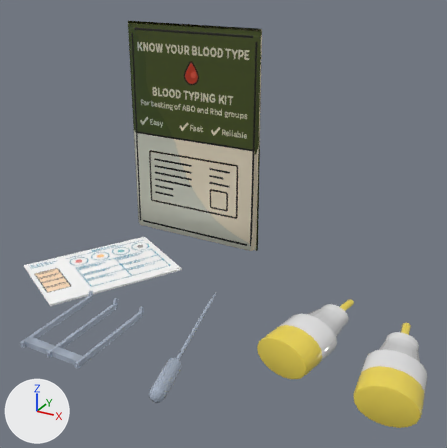
A saved change to the glTF model models/donor/eldon.glb.
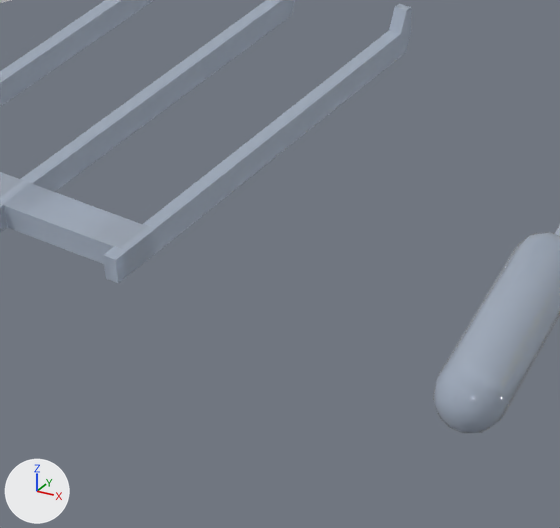
Each version appears first whole from a camera (50 mm lens) standing at (0.1659, -0.2762, 0.1214) and looking at (0.0142, -0.0004, -0.0165), and next in a close-up on the part from 11% to 40% of the width and 68% to 95% of the height. Every picture has the same lights, and +X, +Y and +Z are marked at lower left. The older version's two pictures come first. Where no turn or scale is listed for an object, it has been applied to the vertices. Vertices at exactly the same position are counted once.

Before the edit, the objects in view are built like this:
```python
me_eldon1 = bpy.data.meshes.new('eldon1')
me_eldon1.from_pydata(...)  # 128 vertices, 252 faces; spans x -0.02..0.02, y -0.0045..0.0543, z 0.0..0.0061
me_eldon1.materials.append(mat_tubo2)  # pale blue #d2e0f4
me_eldon2 = bpy.data.meshes.new('Eldon2')
me_eldon2.from_pydata(...)  # 169 vertices, 334 faces; spans x -0.0162..0.0099, y -0.0293..0.0674, z -0.004..0.004
me_eldon2.materials.append(mat_tubo2)  # pale blue #d2e0f4
ob_eldon1 = bpy.data.objects.new('eldon1', me_eldon1)
ob_eldon1.location = (-0.0466, -0.0776, -0.0754)
ob_eldon2 = bpy.data.objects.new('Eldon2', me_eldon2)
ob_eldon2.location = (0.0232, -0.0649, -0.0638)
```
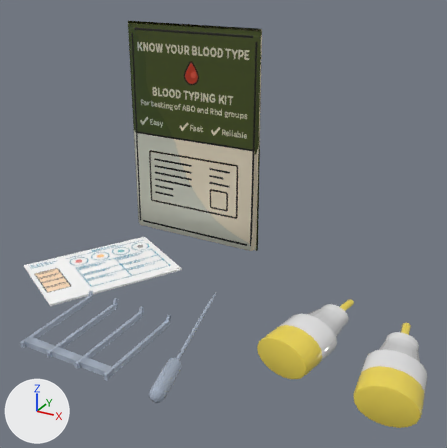
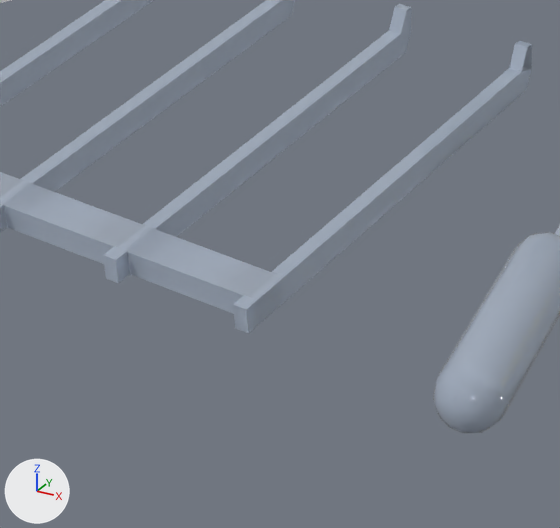
Boxes [x1, y1, x2, y2] around the edits, measured in the close-ups (560 x 528 px):
'eldon1', reshaped: before [0, 0, 412, 283]; after [0, 0, 532, 333]
part 1 of me_eldon1, built on: before [103, 229, 158, 283]; after [103, 41, 532, 333]

The change, as a diff of the scene's bpy script:
```diff
--- a/models/donor/eldon.glb.py
+++ b/models/donor/eldon.glb.py
@@ me_eldon1 @@
 # used by ob_eldon1; location = (-0.0466, -0.0776, -0.0754)
-me_eldon1.from_pydata(...)  # 128 vertices, 252 faces; spans x -0.02..0.02, y -0.0045..0.0543, z 0.0..0.0061
+me_eldon1.from_pydata(...)  # 176 vertices, 346 faces; spans x -0.02..0.0391, y -0.0045..0.0543, z 0.0..0.0061
+# me_eldon1 part 1
+# 8 faces are deleted
+# 36 vertices are added at x 0.0201..0.0391, y -0.0045..0.0543, z 0.0..0.0061
+# 6 new vertices lie (0.0, 0.0, 0.0033) away from vertices in x 0.0371..0.0391, y -0.0025..0.0025, z 0.0
+# 6 new vertices lie (0.002, 0.0, 0.0) away from vertices in x 0.0371, y 0.0503..0.0543, z 0.0..0.0061
+# 102 new faces join them
+# other edits to the shape of me_eldon1 do not show in these pictures
 me_eldon1.materials.append(mat_tubo2)
```
